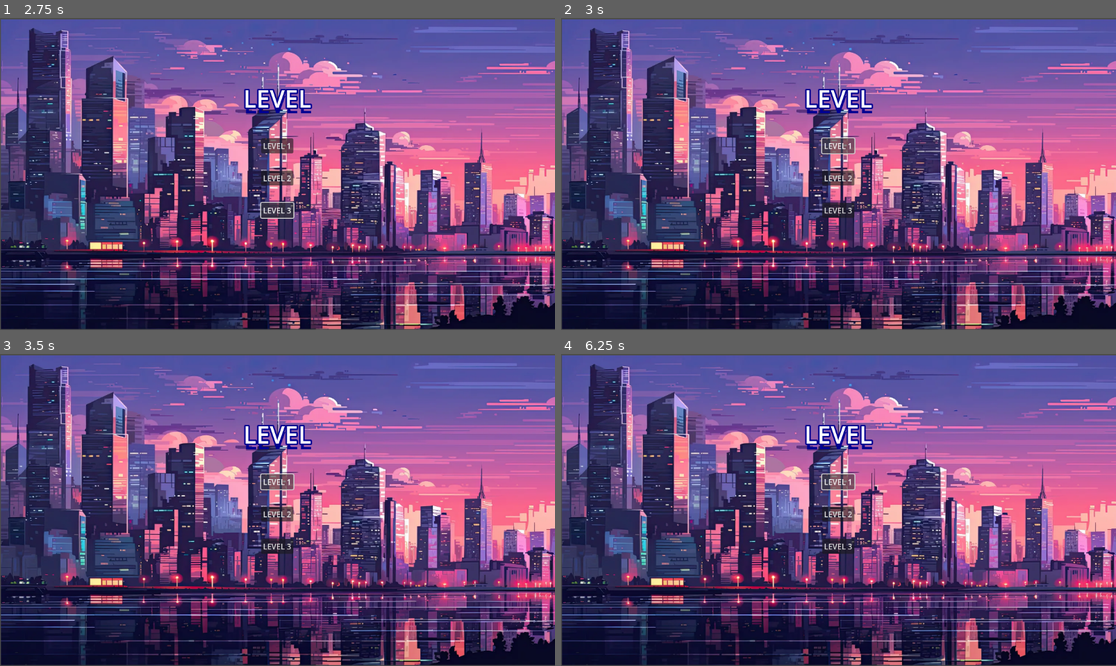
Above: before the commit, frames 1-4 (two rows, left to right).
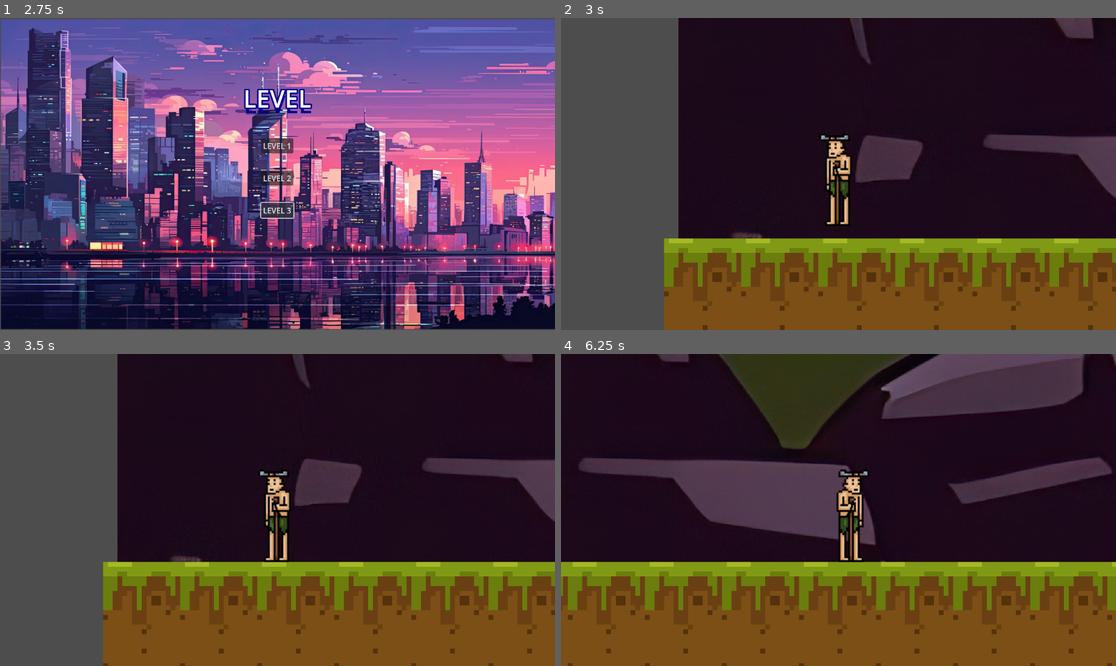
Above: after the commit, the same moments.

Repository: Muskinator/BackToHome
Game: Godot game, scene res://Scene/main_menu.tscn
The game is run twice, just before and just after one commit, with the same random seed, the same clock (stepped at 60 frames per second) and the same inputs.
Inputs (mouse positions are in pixels of both pictures, inside the frame that each line leads up to):
- Up to frame 1 (2.75 s): click "LEVEL" at 0.5 s; click "LEVEL 2" at 1.25 s; click "LEVEL 3" at 2 s
- Up to frame 2 (3 s): click "LEVEL 1" at 2.75 s
- Up to frame 3 (3.5 s): no input
- Up to frame 4 (6.25 s): click (838, 481) at 3.5 s, where only the run before the commit has a clickable "LEVEL 1"; tap Enter at 4.25 s; hold Right (right) 4.28-5.78 s; tap Up (jump) at 4.52, 5.27 s; hold Left (left) from 5.78 s (still down)

Frame 1 is identical in both runs. In frame 2, 99% of the frame differs, in the area x 0-100%, y 0-100%; in frame 3, 99%; in frame 4, 99%.

Commit message:
menu lvl 1 done

Diff:
--- a/Scene/character_body_2d.tscn
+++ b/Scene/character_body_2d.tscn
@@ -10,10 +10,8 @@
 script = ExtResource("1_qg1ce")
 
 [node name="Sprite2D" type="Sprite2D" parent="."]
-position = Vector2(-1, 2)
 texture = ExtResource("1_islxk")
-flip_h = true
 
 [node name="CollisionShape2D" type="CollisionShape2D" parent="."]
-position = Vector2(7, -3)
+position = Vector2(-8, -4)
 shape = SubResource("RectangleShape2D_dxd7l")
--- /dev/null
+++ b/Scene/main_level.gd
@@ -0,0 +1,10 @@
+extends Control
+@onready var button_lvl_1 = $MarginContainer/HBoxContainer/VBoxContainer/Button_lvl_1 as Button
+
+const LVL_1 = preload("res://Scene/Lvl1.tscn") as PackedScene
+
+func _ready():
+	button_lvl_1.button_down.connect(btn_1)
+
+func btn_1() -> void:
+	get_tree().change_scene_to_packed(LVL_1)
--- a/Scene/main_level.tscn
+++ b/Scene/main_level.tscn
@@ -1,5 +1,6 @@
-[gd_scene load_steps=3 format=3 uid="uid://d14763eeahkyr"]
+[gd_scene load_steps=4 format=3 uid="uid://d14763eeahkyr"]
 
+[ext_resource type="Script" path="res://Scene/main_level.gd" id="1_asej1"]
 [ext_resource type="Texture2D" uid="uid://rp21pn48hup8" path="res://Background LVL/Lvl0.webp" id="1_pykdn"]
 
 [sub_resource type="SystemFont" id="SystemFont_rqwya"]
@@ -12,6 +13,7 @@
 anchor_bottom = 1.0
 grow_horizontal = 2
 grow_vertical = 2
+script = ExtResource("1_asej1")
 
 [node name="TextureRect" type="TextureRect" parent="."]
 layout_mode = 1
@@ -72,7 +74,7 @@
 [node name="séparation2" type="Control" parent="MarginContainer/HBoxContainer/VBoxContainer"]
 layout_mode = 2
 
-[node name="Button_Start" type="Button" parent="MarginContainer/HBoxContainer/VBoxContainer"]
+[node name="Button_lvl_1" type="Button" parent="MarginContainer/HBoxContainer/VBoxContainer"]
 texture_filter = 1
 layout_mode = 2
 text = "LEVEL 1"
@@ -80,7 +82,7 @@
 [node name="séparation" type="Control" parent="MarginContainer/HBoxContainer/VBoxContainer"]
 layout_mode = 2
 
-[node name="Button_lvl" type="Button" parent="MarginContainer/HBoxContainer/VBoxContainer"]
+[node name="Button_lvl_2" type="Button" parent="MarginContainer/HBoxContainer/VBoxContainer"]
 texture_filter = 1
 layout_mode = 2
 text = "LEVEL 2"
@@ -88,7 +90,7 @@
 [node name="séparation3" type="Control" parent="MarginContainer/HBoxContainer/VBoxContainer"]
 layout_mode = 2
 
-[node name="Button_Exit" type="Button" parent="MarginContainer/HBoxContainer/VBoxContainer"]
+[node name="Button_lvl_3" type="Button" parent="MarginContainer/HBoxContainer/VBoxContainer"]
 texture_filter = 1
 layout_mode = 2
 text = "LEVEL 3"
--- a/Scene/main_menu.gd
+++ b/Scene/main_menu.gd
@@ -4,8 +4,7 @@
 @onready var button_start = $MarginContainer/HBoxContainer/VBoxContainer/Button_Start as Button
 @onready var button_lvl = $MarginContainer/HBoxContainer/VBoxContainer/Button_lvl as Button
 @onready var button_exit = $MarginContainer/HBoxContainer/VBoxContainer/Button_Exit as Button
-@onready var start_level = preload("res://Scene/Lvl1.tscn") as PackedScene
-const main_level = preload("res://Scene/main_level.tscn") as PackedScene
+
 
 func _ready():
 	button_start.button_down.connect(on_start_press)
@@ -14,10 +13,10 @@
 
 
 func on_start_press() -> void:
-	get_tree().change_scene_to_packed(start_level)
+	get_tree().change_scene_to_file("res://Scene/Lvl1.tscn")
 
 func on_level_press() -> void:
-	get_tree().change_scene_to_packed(main_level)
+	get_tree().change_scene_to_file("res://Scene/main_level.tscn")
 
 func on_exit_press() -> void:
 	get_tree().quit()
